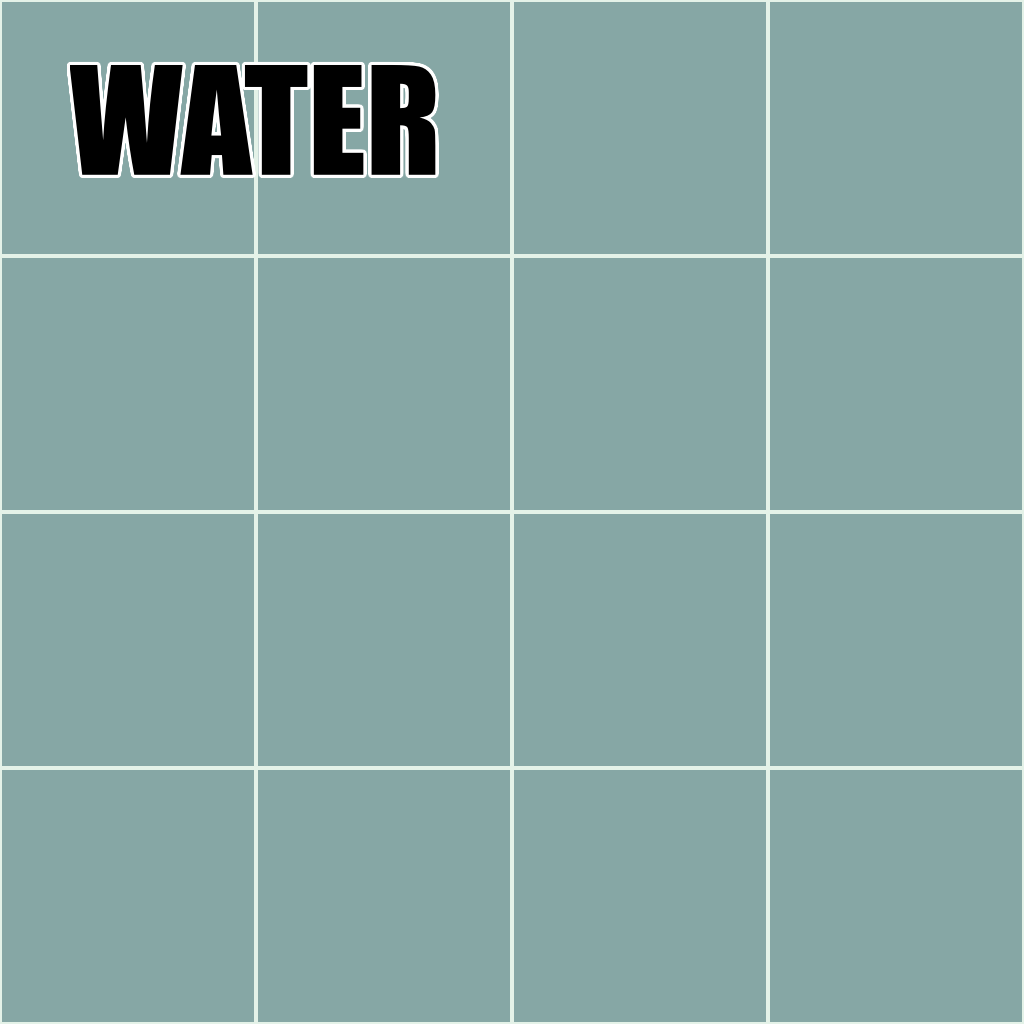
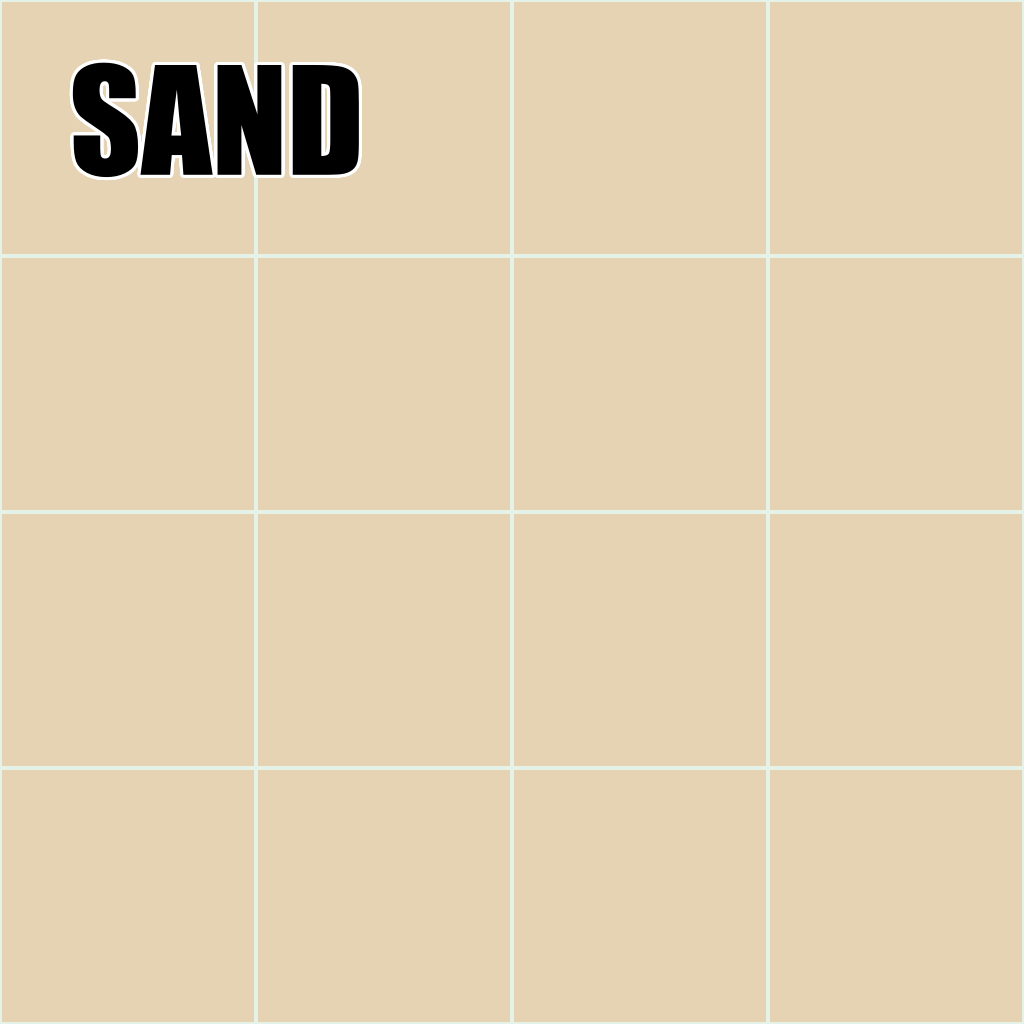
Revision of a layered 1024x1024 image; what changed, layer by layer:
painted on "Background" over [2, 2, 1022, 1022]